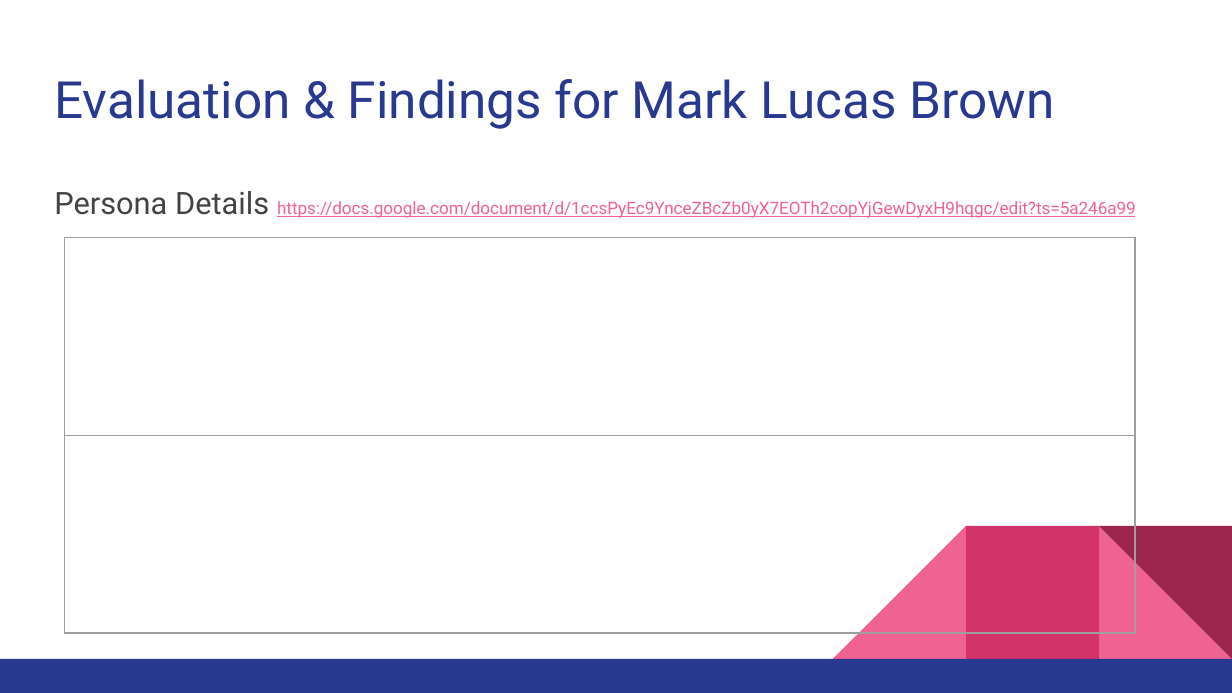
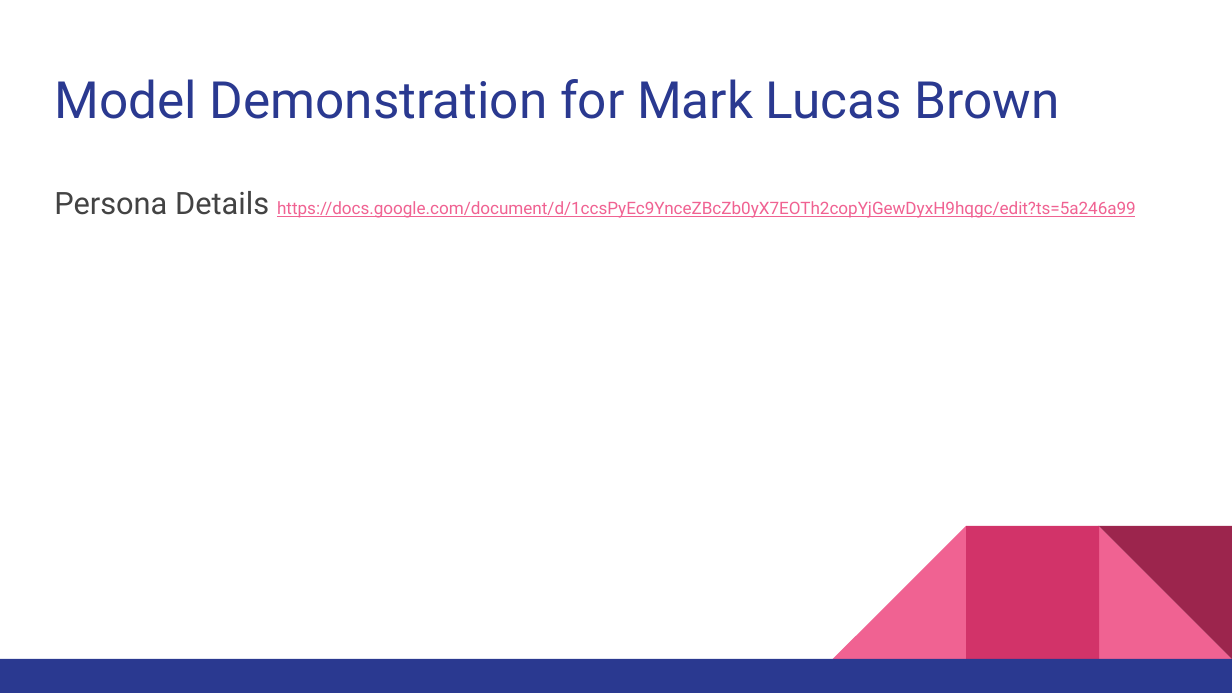
Before and after one commit to brooksrelyt/infm600, a slide deck: slide 20 of College Scorecard Analysis Project/College Selection Model Presentation.pptx (slide 19 before the commit). Drawn at 1232x693 pixels with LibreOffice and Linux fonts; fonts in the diff are those of the drawing. Boxes give left, top, right and bottom in pixels: in the first picture for what was removed or moved away, otherwise in the second. Text is boxed around its words. In the diff, an @@ line names an element or a change of style, - is before the commit and + after.

```diff
--- a/College Scorecard Analysis Project/College Selection Model Presentation.pptx
+++ b/College Scorecard Analysis Project/College Selection Model Presentation.pptx
@@ title at [54, 79, 1060, 119]: text changed @@
-Evaluation & Findings for Mark Lucas Brown
+Model Demonstration for Mark Lucas Brown
@@ table removed at [65, 238, 1136, 642], 2 rows, 1 columns @@
-
-
```
Also in this commit, not shown: 4 other slides changed, 2 slides added, 1 slide removed.
